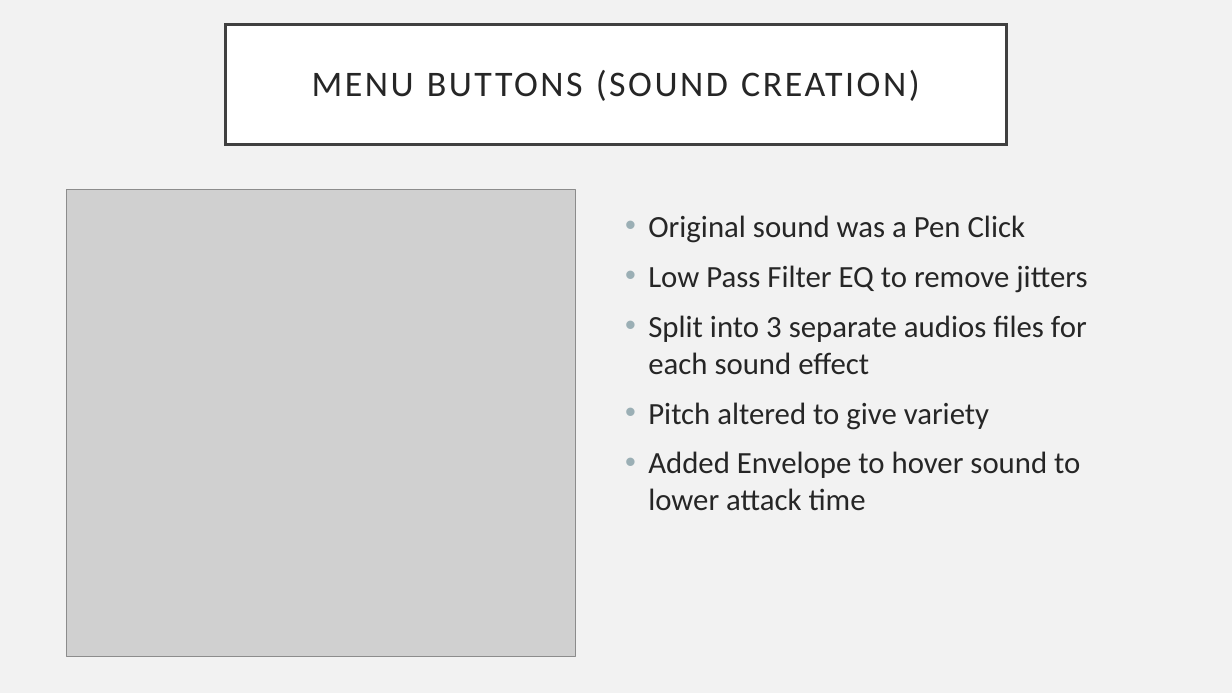
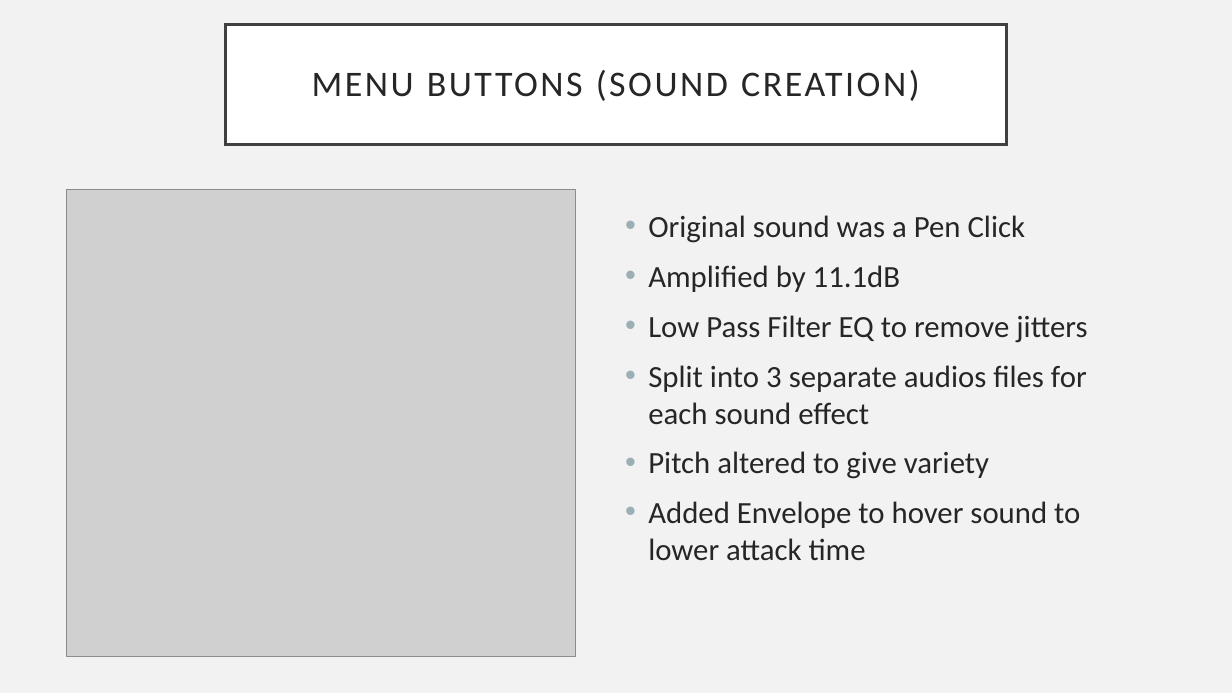
Before and after one commit to s5707515/GameAudioDesign, a slide deck: slide 2 of Assessment/GAT Slides.pptx. Drawn at 1232x693 pixels with LibreOffice and Linux fonts; fonts in the diff are those of the drawing; grey boxes stand for pictures. Boxes give left, top, right and bottom in pixels: in the first picture for what was removed or moved away, otherwise in the second. Text is boxed around its words. In the diff, an @@ line names an element or a change of style, - is before the commit and + after.

```diff
--- a/Assessment/GAT Slides.pptx
+++ b/Assessment/GAT Slides.pptx
@@ text at (648,265,900,292): paragraph added @@
+• Amplified by 11.1dB
```
Also in this commit, not shown: 5 other slides changed, 1 other file.
